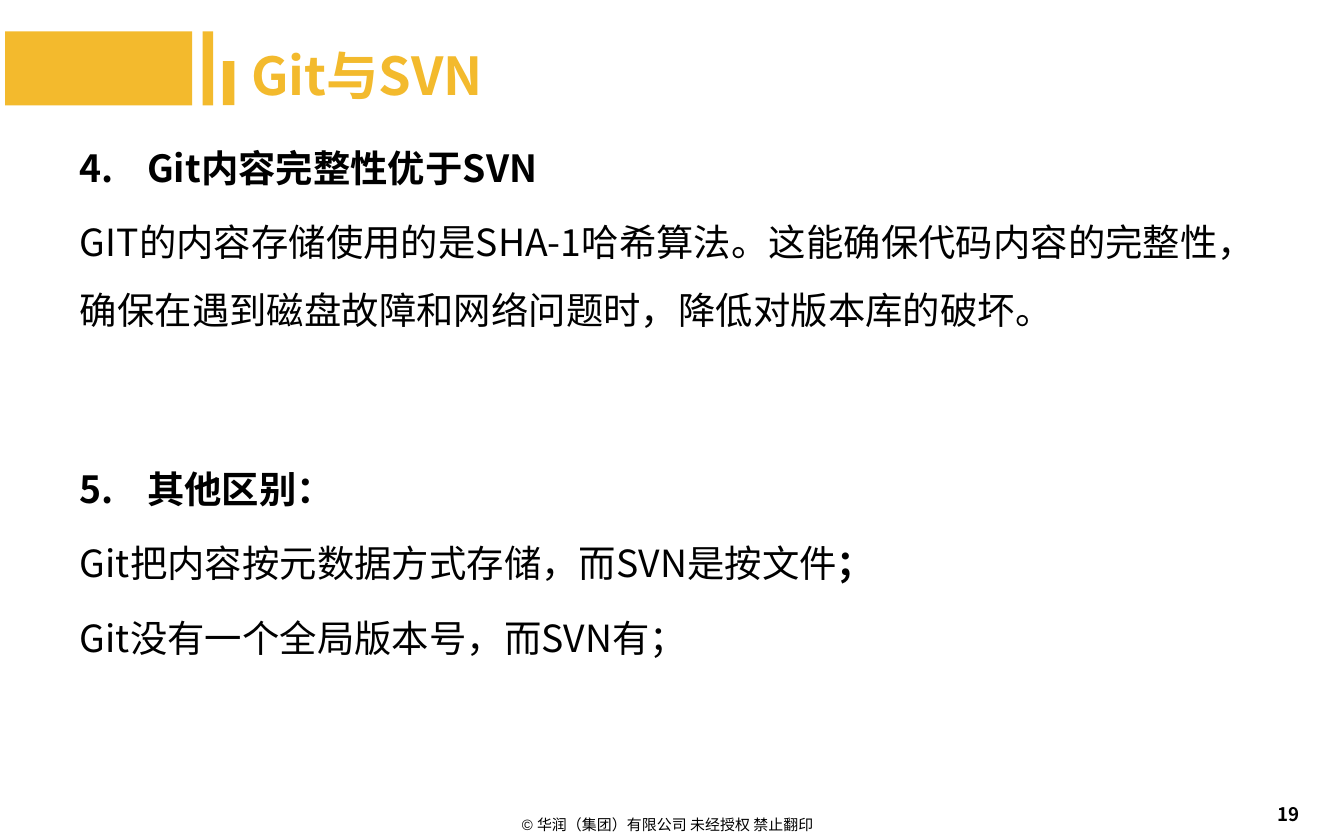
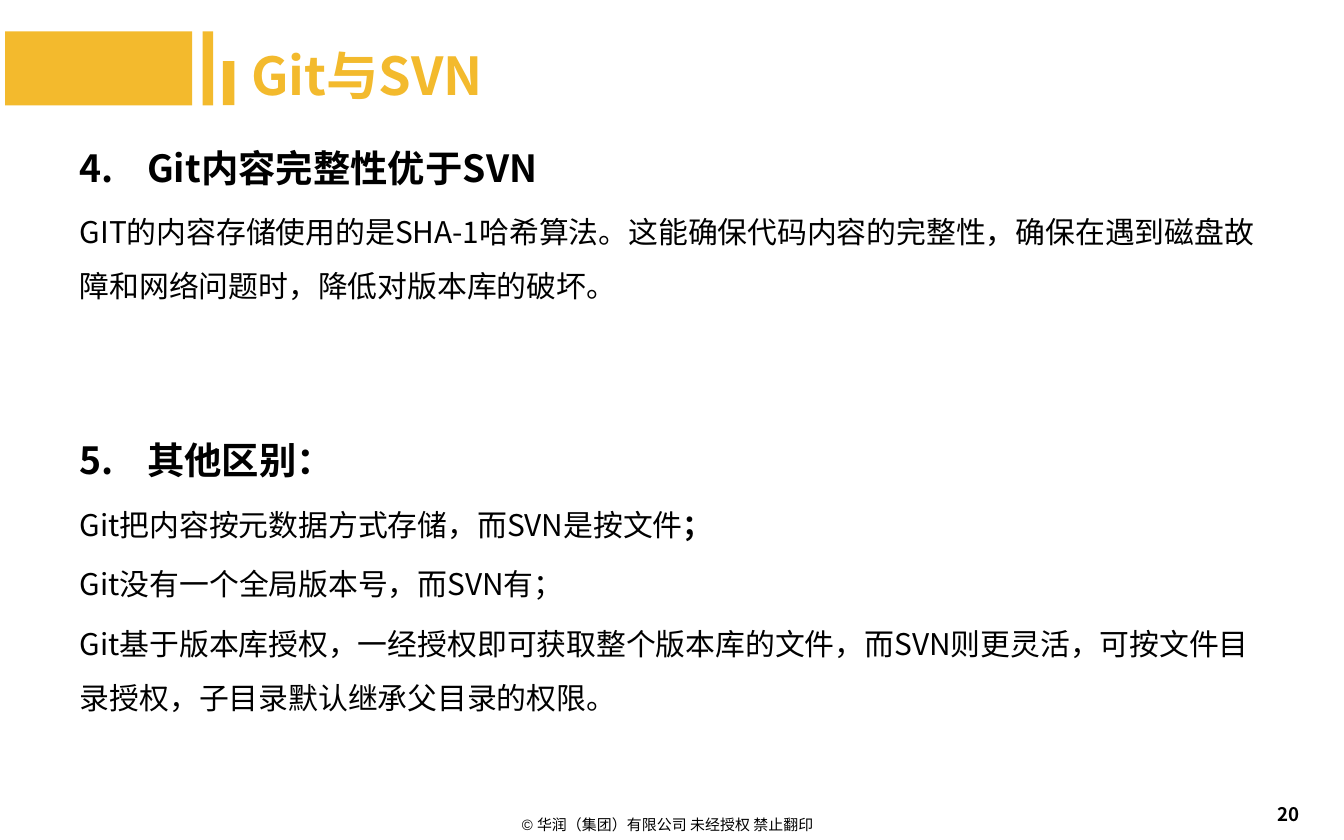
Before and after one commit to machenzhao/git-present, a slide deck: slide 20 of Git.pptx (slide 19 before the commit). Drawn at 1344x840 pixels with LibreOffice and Linux fonts; fonts in the diff are those of the drawing; background and template pictures are left out. Boxes give left, top, right and bottom in pixels: in the first picture for what was removed or moved away, otherwise in the second. Text is boxed around its words. In the diff, an @@ line names an element or a change of style, - is before the commit and + after.

```diff
--- a/Git.pptx
+++ b/Git.pptx
@@ text at (80, 217, 1254, 300): size 20 to 16 pt in "GIT的内容存储使用的是SHA-1哈希算法。这能确保代码内容的完整性，确保在遇到磁盘故障和网络问题时，降低对版本库的破坏 ..." @@
@@ text "其他区别：": place and size @@
-text "其他区别：" at (80, 471, 874, 658)
+text "其他区别：" at (80, 442, 1249, 712)
@@ text at (80, 511, 713, 600): size 20 to 16 pt in "Git把内容按元数据方式存储，而SVN是按文件；", "Git没有一个全局版本号，而SVN有；" @@
@@ text at (80, 630, 1249, 712): paragraph added @@
+Git基于版本库授权，一经授权即可获取整个版本库的文件，而SVN则更灵活，可按文件目录授权，子目录默认继承父目录的权限。
@@ page number at (1277, 807, 1299, 822): text changed @@
-19
+20
```
Also in this commit, not shown: 8 other slides changed, 4 slides added, 1 slide removed.
